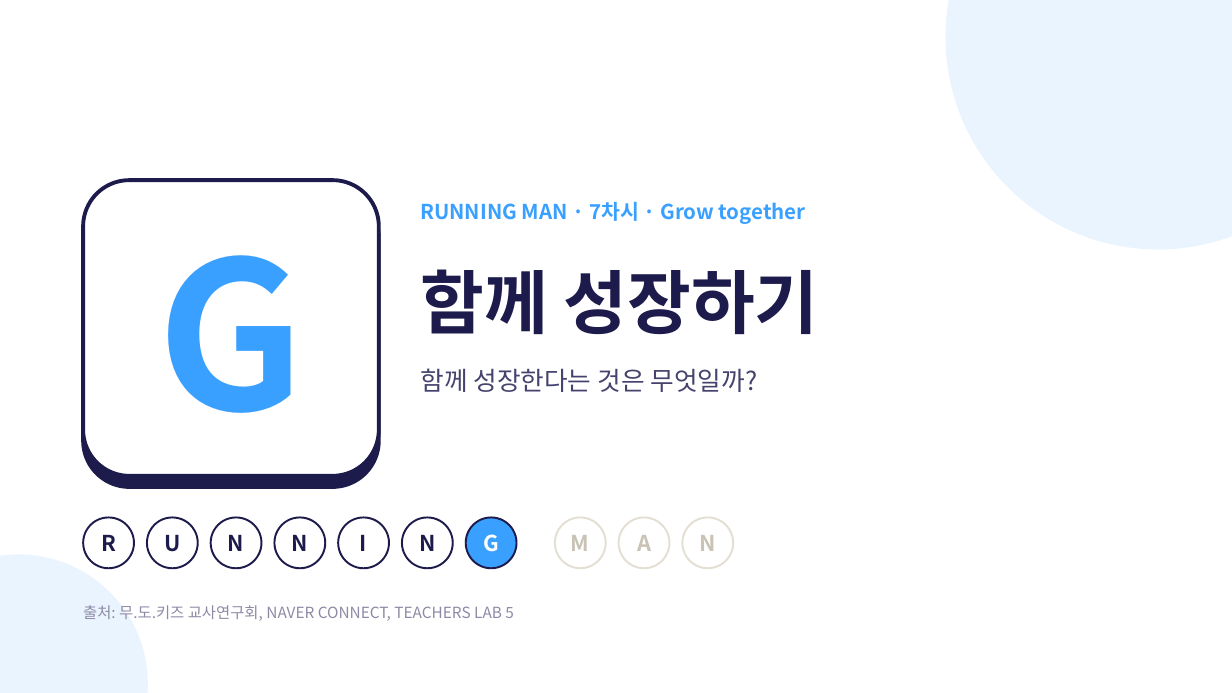
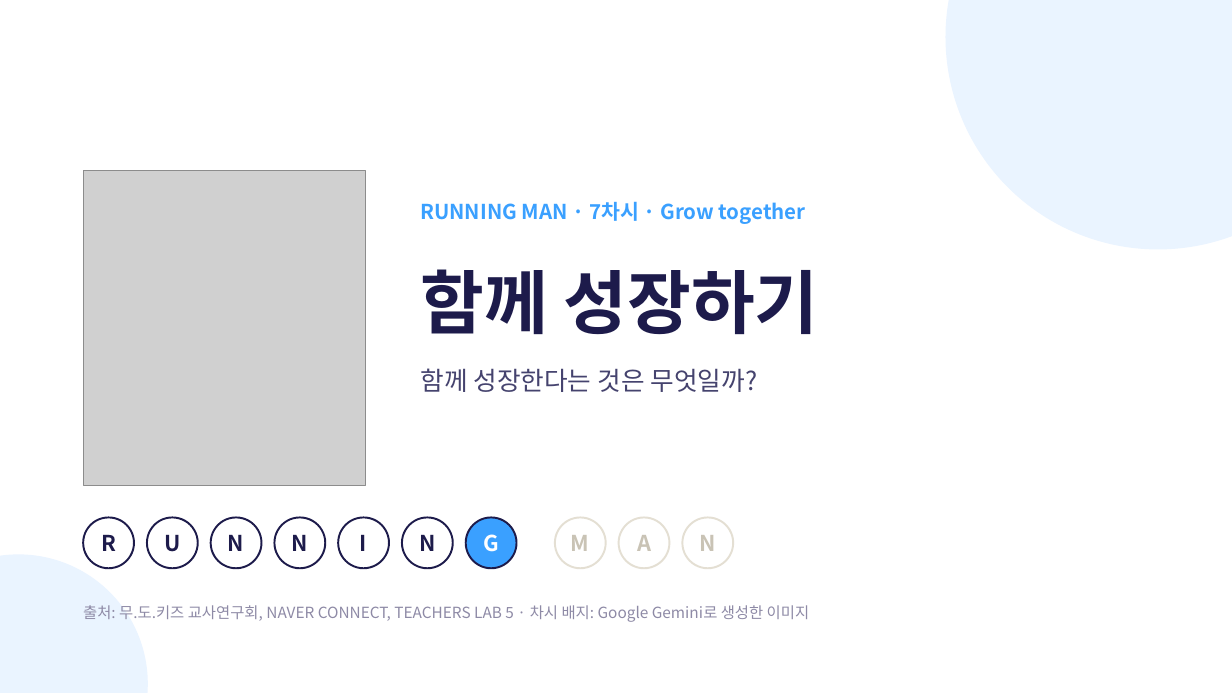
Before and after one commit to biossam/mudokids, a slide deck: slide 1 of files/7/ppt.pptx. Drawn at 1232x693 pixels with LibreOffice and Linux fonts; fonts in the diff are those of the drawing; grey boxes stand for pictures. Boxes give left, top, right and bottom in pixels: in the first picture for what was removed or moved away, otherwise in the second. Text is boxed around its words. In the diff, an @@ line names an element or a change of style, - is before the commit and + after.

```diff
--- a/files/7/ppt.pptx
+++ b/files/7/ppt.pptx
@@ picture added at (83, 171, 366, 485) @@
@@ rounded rectangle removed at (83, 191, 379, 487) @@
@@ rounded rectangle removed at (83, 180, 379, 476) @@
@@ text removed at (157, 255, 304, 413) @@
-G
@@ text at (83, 605, 809, 622): text changed @@
-출처: 무.도.키즈 교사연구회, NAVER CONNECT, TEACHERS LAB 5
+출처: 무.도.키즈 교사연구회, NAVER CONNECT, TEACHERS LAB 5 · 차시 배지: Google Gemini로 생성한 이미지
```
Also in this commit, not shown: 40 other files.
